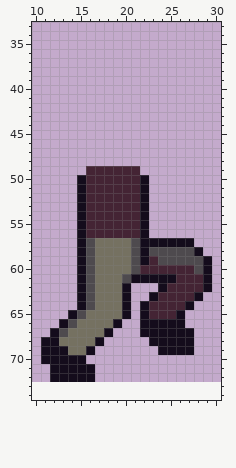
Two states of a sprite sheet, source/operationCHAD.gmx/sprites/images/yolo_legs_hang_spr_0.png. The picture above was drawn from the file before the commit.
The file is 40x40 pixels. Shown: x 10..30, y 33..74. The old version is drawn lined up with the new one, on the new canvas.
Now the later version:
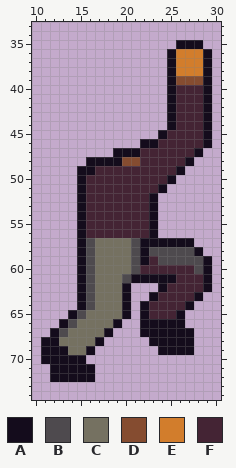
Palette (. is transparent): A #140c1c  B #4e4a4e  C #757161  D #854c30  E #d27d2c  F #442434
Edits made:
canvas 40x40 -> 40x80, the old top-left corner now at 1,33 (the part of the old canvas that was cut away was empty and is not shown)
Changed rows in their new state; - is an unchanged pixel.
first column x 15:
35 -----------AAA-
36 ----------AEEEA
37 ----------AEEEA
38 ----------AEEEA
39 ----------ADDDA
40 ----------AFFFA
41 ----------AFFFA
42 ----------AFFFA
43 ----------AFFFA
44 ----------AFFFA
45 ---------AFFFFA
46 -------AAFFFFFA
47 ----AAAFFFFFFA-
48 -AAAADDFFFFFA--
49 AA-----FFFFA---
50 -------FFFA----
51 -------FFA-----
52 -------FA------
53 -------FA------
54 -------FA------
55 -------FA------
56 -------FA------
Changed places in both pictures, as pixel boxes (x1, y1, x2, y2):
changed: (77, 40, 212, 238)
